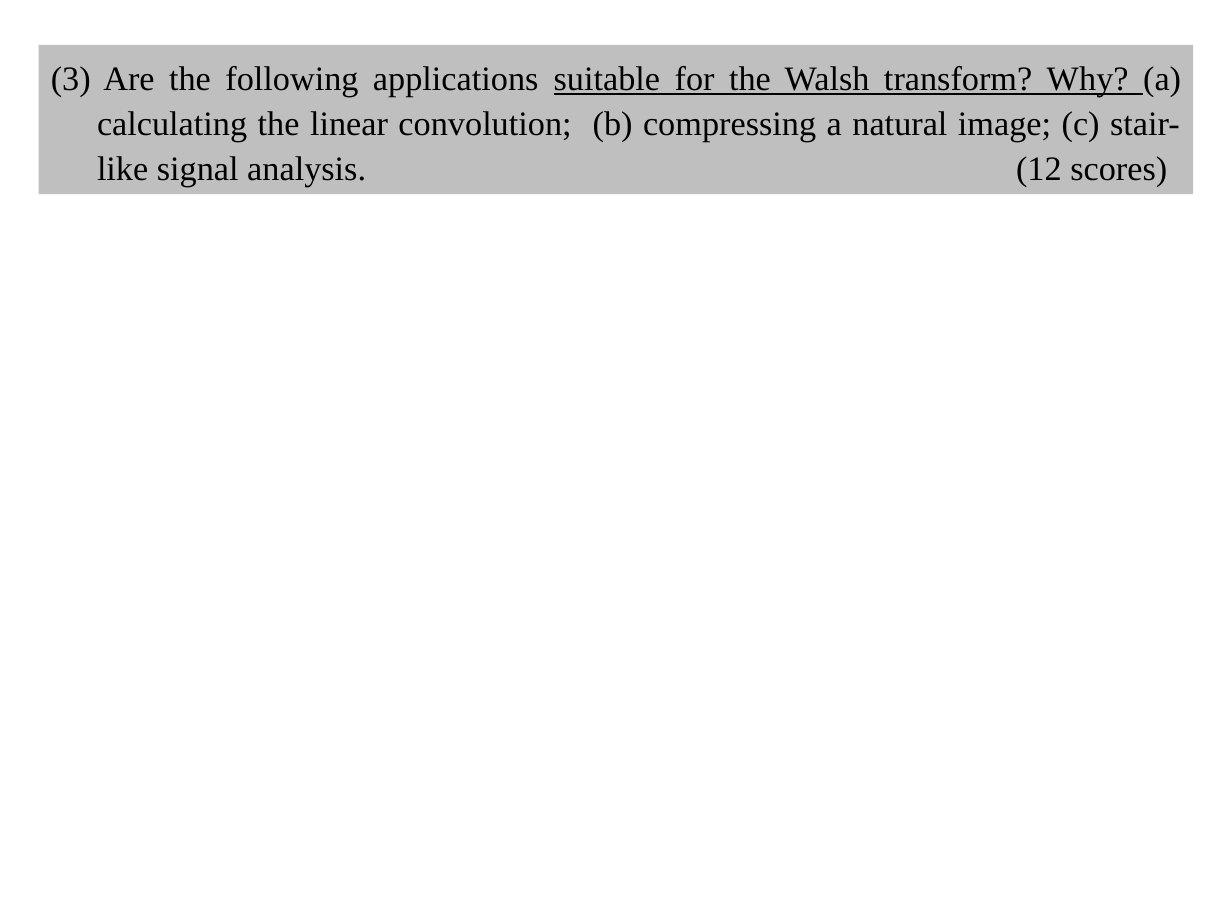
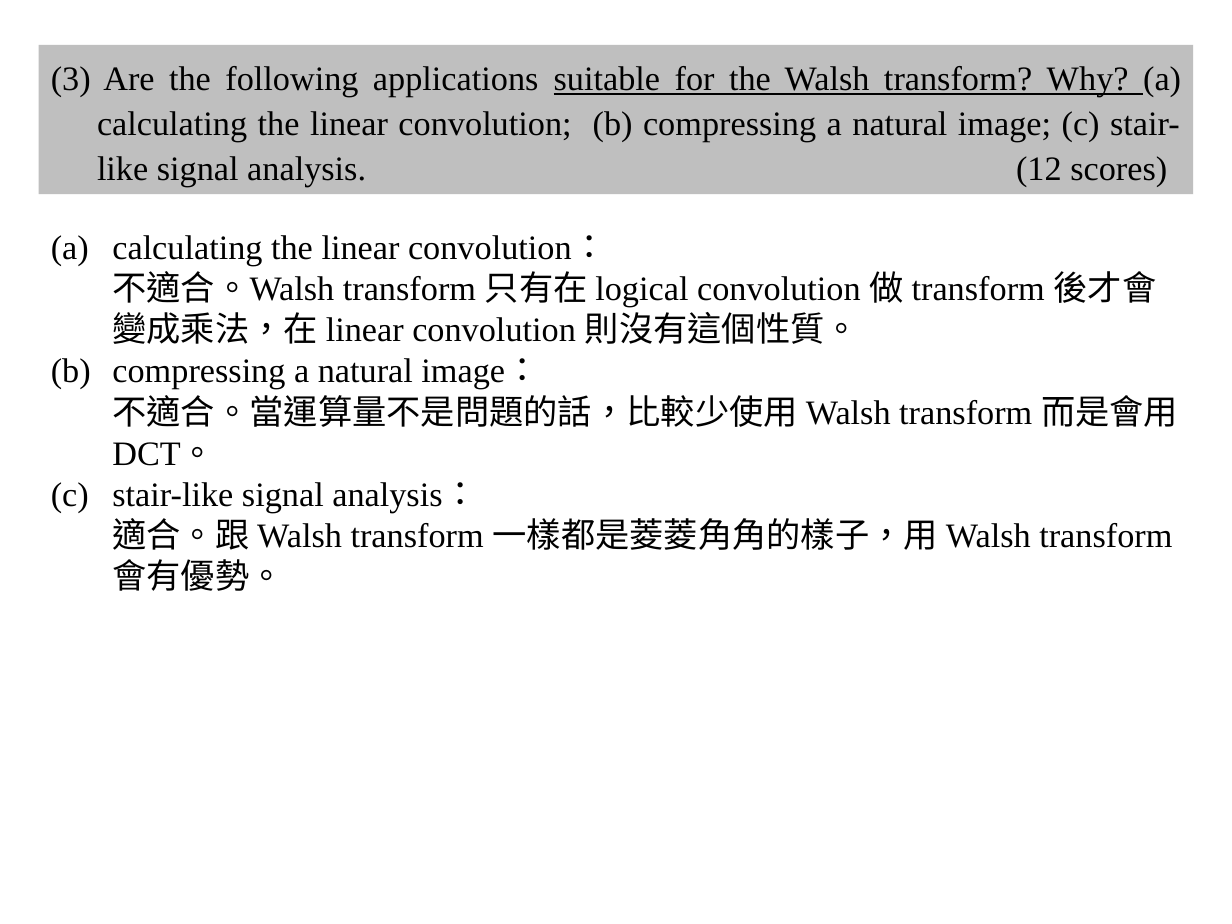
Before and after one commit to shihyuhuang/NTU-ADSP, a slide deck: slide 3 of HW5/r10943181_HW5.pptx. Drawn at 1232x924 pixels with LibreOffice and Linux fonts; fonts in the diff are those of the drawing. Boxes give left, top, right and bottom in pixels: in the first picture for what was removed or moved away, otherwise in the second. Text is boxed around its words. In the diff, an @@ line names an element or a change of style, - is before the commit and + after.

```diff
--- a/HW5/r10943181_HW5.pptx
+++ b/HW5/r10943181_HW5.pptx
@@ text added at (112, 235, 1178, 591), 20 pt, text #000000 @@
+(a) calculating the linear convolution：
+  不適合。Walsh transform 只有在 logical convolution 做 transform 後才會變成乘法，在 linear convolution 則沒有這個性質。
+(b) compressing a natural image：
+  不適合。當運算量不是問題的話，比較少使用 Walsh transform 而是會用 DCT。
+(c) stair-like signal analysis：
+  適合。跟 Walsh transform 一樣都是菱菱角角的樣子，用 Walsh transform會有優勢。
```
Also in this commit, not shown: 3 other slides changed.
